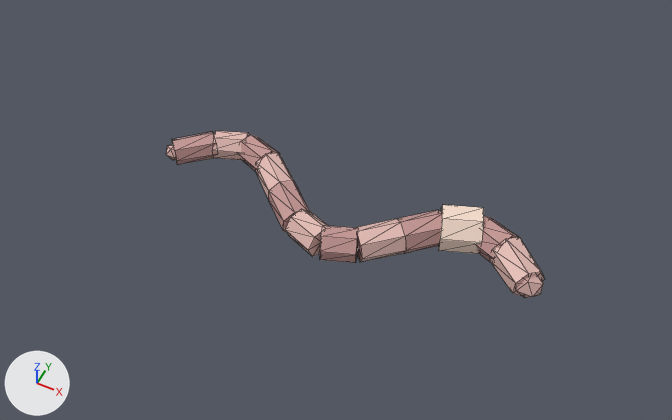
What one commit did to the glTF model public/studio/v2.15.0/d_earthworm/model.glb.
Both versions are drawn from a camera (50 mm lens) standing at (4.04, -8.33, 10.74) and looking at (-0.06, -0.14, 0.5). Every picture has the same lights, and +X, +Y and +Z are marked at lower left. The picture after the commit comes second. Mesh edges are drawn as thin lines. Where no turn or scale is listed for an object, it has been applied to the vertices.

Objects in the first picture: 'part0', 'part1', 'part10', 'part11', 'part12', 'part3', 'part4', 'part5', 'part6', 'part7', 'part8', 'part9' and 2 more.
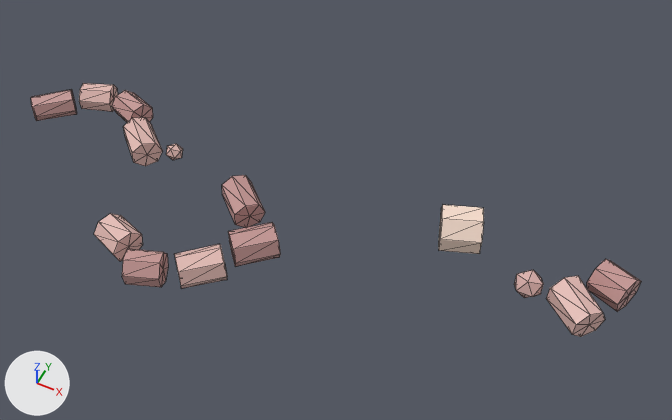
The change, as a list of edits to the scene's bpy script:
```text
Change me_geometry_0:
    remove me_geometry_0.from_pydata(...)  # 16 vertices, 28 faces; spans x 2.236..3.073, y -0.179..0.647, z 0.011..0.556
    add me_geometry_0.from_pydata(...)  # 16 vertices, 28 faces; spans x 3.192..4.028, y -0.476..0.35, z 0.011..0.556
    me_geometry_0 part 1: the whole mesh is moved by (0.955, -0.297, 0.0)
Change me_geometry_1:
    remove me_geometry_1.from_pydata(...)  # 16 vertices, 28 faces; spans x 1.824..2.5, y 0.178..0.86, z 0.001..0.543
    add me_geometry_1.from_pydata(...)  # 16 vertices, 28 faces; spans x 3.625..4.301, y 0.173..0.855, z 0.001..0.543
    me_geometry_1 part 2: the whole mesh is moved by (1.801, -0.005, 0.0)
Change me_geometry_3:
    remove me_geometry_3.from_pydata(...)  # 16 vertices, 28 faces; spans x 0.767..1.604, y -0.201..0.625, z 0.02..0.546
    add me_geometry_3.from_pydata(...)  # 16 vertices, 28 faces; spans x -1.32..-0.483, y -1.517..-0.692, z 0.02..0.546
    me_geometry_3 part 3: the whole mesh is moved by (-2.087, -1.316, 0.0)
Change me_geometry_4:
    remove me_geometry_4.from_pydata(...)  # 16 vertices, 28 faces; spans x 0.282..1.113, y -0.632..0.186, z 0.02..0.546
    add me_geometry_4.from_pydata(...)  # 16 vertices, 28 faces; spans x -1.788..-0.957, y -2.207..-1.389, z 0.02..0.546
    me_geometry_4 part 4: the whole mesh is moved by (-2.07, -1.575, 0.0)
Change me_geometry_5:
    remove me_geometry_5.from_pydata(...)  # 16 vertices, 28 faces; spans x -0.139..0.527, y -0.852..-0.197, z 0.021..0.524
    add me_geometry_5.from_pydata(...)  # 16 vertices, 28 faces; spans x -2.415..-1.749, y -2.485..-1.83, z 0.021..0.524
    me_geometry_5 part 5: the whole mesh is moved by (-2.276, -1.633, 0.0)
Change me_geometry_6:
    remove me_geometry_6.from_pydata(...)  # 16 vertices, 28 faces; spans x -0.628..0.036, y -0.862..-0.216, z 0.021..0.524
    add me_geometry_6.from_pydata(...)  # 16 vertices, 28 faces; spans x -3.092..-2.429, y -2.193..-1.547, z 0.021..0.524
    me_geometry_6 part 6: the whole mesh is moved by (-2.465, -1.331, 0.0)
Change me_geometry_7:
    remove me_geometry_7.from_pydata(...)  # 16 vertices, 28 faces; spans x -1.187..-0.376, y -0.611..0.186, z 0.04..0.526
    add me_geometry_7.from_pydata(...)  # 16 vertices, 28 faces; spans x -1.889..-1.077, y -0.824..-0.027, z 0.04..0.526
    me_geometry_7 part 7: the whole mesh is moved by (-0.702, -0.214, 0.0)
Change me_geometry_8:
    remove me_geometry_8.from_pydata(...)  # 16 vertices, 28 faces; spans x -1.672..-0.867, y -0.172..0.617, z 0.04..0.526
    add me_geometry_8.from_pydata(...)  # 16 vertices, 28 faces; spans x -3.994..-3.188, y -0.419..0.37, z 0.04..0.526
    me_geometry_8 part 8: the whole mesh is moved by (-2.321, -0.247, 0.0)
Change me_geometry_9:
    remove me_geometry_9.from_pydata(...)  # 16 vertices, 28 faces; spans x -2.096..-1.446, y 0.215..0.825, z 0.041..0.505
    add me_geometry_9.from_pydata(...)  # 16 vertices, 28 faces; spans x -4.497..-3.847, y 0.214..0.824, z 0.041..0.505
    me_geometry_9 part 9: the whole mesh is moved by (-2.401, -0.001, 0.0)
Change me_geometry_10:
    remove me_geometry_10.from_pydata(...)  # 16 vertices, 28 faces; spans x -2.584..-1.941, y 0.242..0.834, z 0.051..0.496
    add me_geometry_10.from_pydata(...)  # 16 vertices, 28 faces; spans x -5.185..-4.542, y 0.244..0.835, z 0.051..0.496
    me_geometry_10 part 10: the whole mesh is moved by (-2.601, 0.001, 0.0)
Change me_geometry_11:
    remove me_geometry_11.from_pydata(...)  # 16 vertices, 28 faces; spans x -3.129..-2.362, y -0.157..0.59, z 0.069..0.497
    add me_geometry_11.from_pydata(...)  # 16 vertices, 28 faces; spans x -5.79..-5.023, y -0.341..0.406, z 0.069..0.497
    me_geometry_11 part 11: the whole mesh is moved by (-2.661, -0.184, 0.0)
```

Location of each change, (x1, y1, x2, y2) in pixels of the pictures (672 x 420 px):
'part0', moved
    before: (489, 237, 544, 296)
    after: (546, 276, 605, 337)
'part4', moved
    before: (356, 219, 406, 262)
    after: (175, 244, 227, 289)
'part3', moved
    before: (397, 210, 442, 254)
    after: (228, 222, 280, 267)
'part5', moved
    before: (319, 225, 359, 263)
    after: (122, 249, 168, 287)
'part7', moved
    before: (269, 181, 309, 232)
    after: (222, 175, 265, 228)
'part6', moved
    before: (285, 209, 328, 257)
    after: (94, 213, 143, 261)
'part1', moved
    before: (476, 216, 518, 262)
    after: (587, 259, 641, 311)
'part8', moved
    before: (256, 153, 297, 200)
    after: (123, 118, 162, 166)
'part11', moved
    before: (172, 131, 218, 165)
    after: (31, 89, 77, 121)
'part10', moved
    before: (212, 131, 249, 160)
    after: (79, 83, 118, 112)
'part9', moved
    before: (239, 135, 280, 172)
    after: (112, 90, 153, 122)
